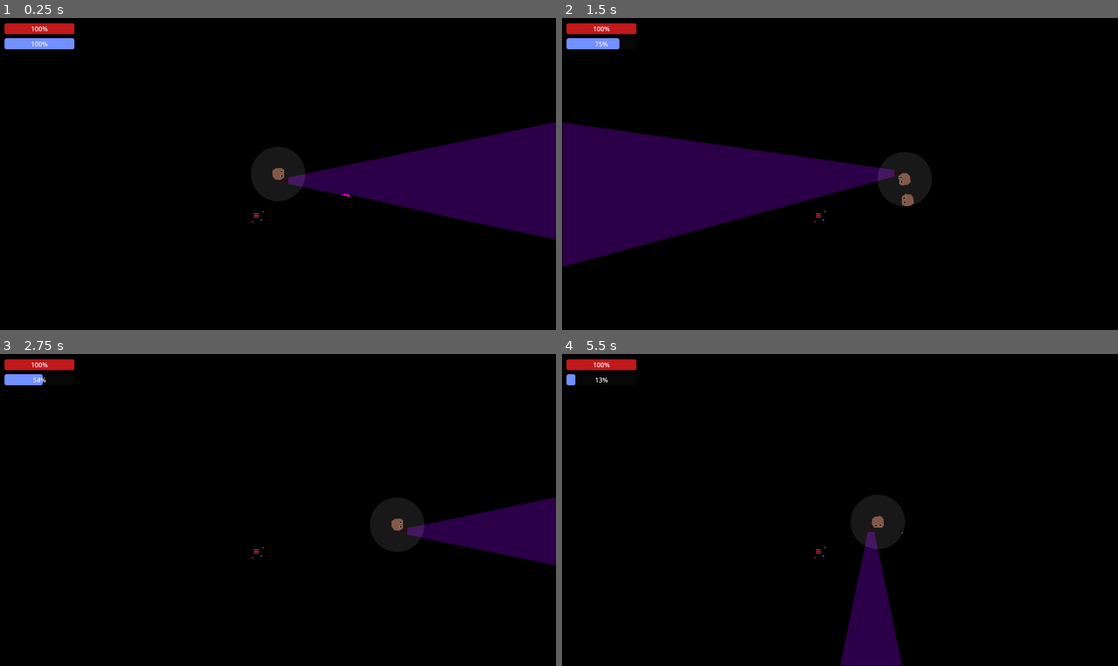
Above: before the commit, frames 1-4 (two rows, left to right).
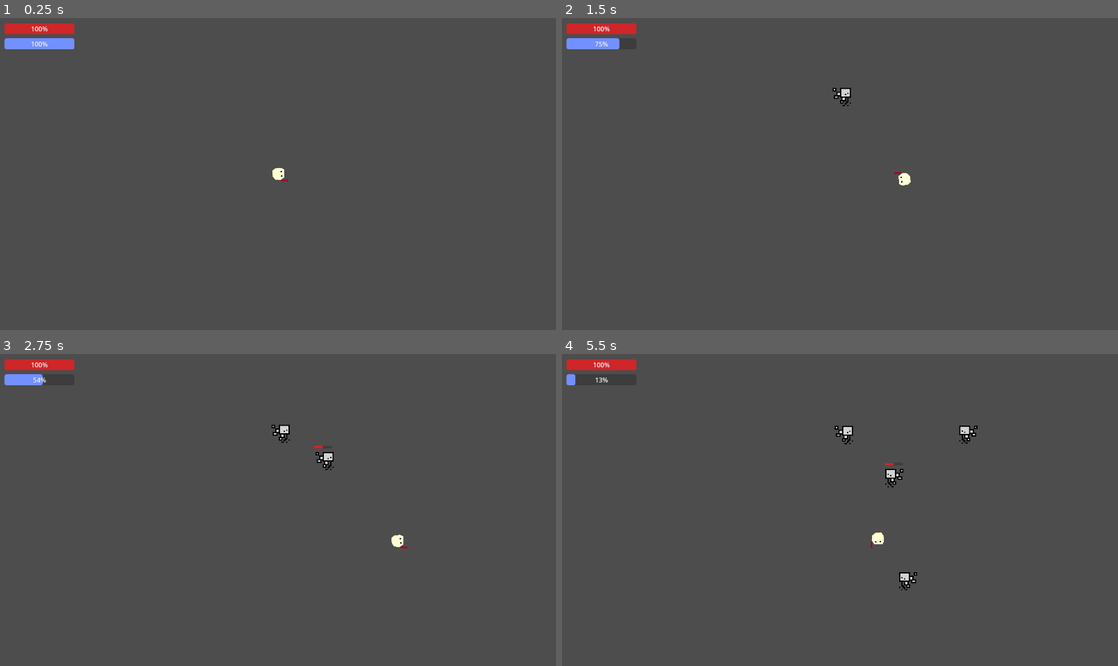
Above: after the commit, the same moments.

Repository: mncc8337/blashout
Game: Godot game, scene res://scenes/main.tscn
The game is run twice, just before and just after one commit, with the same random seed, the same clock (stepped at 60 frames per second) and the same inputs.
Inputs (mouse positions are in pixels of both pictures, inside the frame that each line leads up to):
- Up to frame 1 (0.25 s): no input
- Up to frame 2 (1.5 s): move the mouse to (962, 158) at 0.52 s; hold D (right) 0.53-1.28 s; hold Shift (run) 0.53-1.28 s; move the mouse to (728, 189) at 1.27 s; hold S (down) from 1.28 s (still down); tap Shift (run) at 1.35 s
- Up to frame 3 (2.75 s): move the mouse to (333, 441) at 2.02 s; release S (down) at 2.03 s; hold D (right) from 2.03 s (still down); hold Shift (run) from 2.03 s (still down)
- Up to frame 4 (5.5 s): move the mouse to (812, 572) at 2.77 s; release D (right) at 2.78 s; release Shift (run) at 2.78 s; hold W (up) 2.78-3.53 s; tap Shift (run) at 2.85, 4.35 s; move the mouse to (1006, 556) at 3.52 s; hold Shift (run) 3.53-4.28 s; hold A (left) 3.53-5.03 s; move the mouse to (673, 463) at 4.27 s; move the mouse to (867, 510) at 5.02 s; hold S (down) from 5.03 s (still down); hold Shift (run) from 5.03 s (still down)

The runs differ from the first frame. In frame 1, 99% of the frame differs, in the area x 0-100%, y 0-100%; in frame 2, 99%; in frame 3, 99%; in frame 4, 99%.

Commit message:
added skill panel (not usable)

Diff:
--- a/scenes/main.tscn
+++ b/scenes/main.tscn
@@ -1,14 +1,10 @@
-[gd_scene load_steps=15 format=3 uid="uid://l0v0ojsdp6s8"]
+[gd_scene load_steps=16 format=3 uid="uid://l0v0ojsdp6s8"]
 
 [ext_resource type="PackedScene" uid="uid://cs0scqiespkx4" path="res://scenes/player.tscn" id="1_ir80p"]
 [ext_resource type="Script" path="res://scripts/main.gd" id="1_s6gpx"]
 [ext_resource type="PackedScene" uid="uid://biy8681uytdb" path="res://scenes/wall.tscn" id="2_222mk"]
 [ext_resource type="Script" path="res://scripts/UI.gd" id="3_cbocj"]
-[ext_resource type="PackedScene" uid="uid://bdtknlk2qmu1v" path="res://scenes/blck.tscn" id="4_661in"]
-
-[sub_resource type="OccluderPolygon2D" id="OccluderPolygon2D_f5l68"]
-cull_mode = 1
-polygon = PackedVector2Array(-22, -8, -22, 12, -15, 16, -1, 15, 7, 9, 6, -5, 0, -13, -13, -14)
+[ext_resource type="Texture2D" uid="uid://dcw76xm15b1e7" path="res://imgs/skillimg.png" id="5_boj1d"]
 
 [sub_resource type="StyleBoxFlat" id="StyleBoxFlat_fubgv"]
 bg_color = Color(1, 0.117647, 0.137255, 0.74902)
@@ -43,54 +39,27 @@
 [sub_resource type="LabelSettings" id="LabelSettings_ksbp5"]
 font_size = 64
 
+[sub_resource type="LabelSettings" id="LabelSettings_nixyl"]
+font_size = 52
+
+[sub_resource type="LabelSettings" id="LabelSettings_uawwg"]
+font_size = 24
+
 [node name="main" type="Node2D"]
 script = ExtResource("1_s6gpx")
 
 [node name="background" type="Polygon2D" parent="."]
+visible = false
 position = Vector2(151, 82)
 color = Color(0.184314, 0.184314, 0.184314, 1)
 polygon = PackedVector2Array(-169, -181, 1244, -183, 1229, 759, -168, 759)
 
 [node name="CanvasModulate" type="CanvasModulate" parent="."]
+visible = false
 color = Color(0, 0, 0, 1)
 
 [node name="player" parent="." instance=ExtResource("1_ir80p")]
 position = Vector2(683, 384)
-
-[node name="dummy" type="StaticBody2D" parent="."]
-position = Vector2(850, 448)
-
-[node name="body" type="Node2D" parent="dummy"]
-
-[node name="Polygon2D" type="Polygon2D" parent="dummy/body"]
-position = Vector2(7.2, -0.8)
-color = Color(1, 0.678431, 0.545098, 1)
-polygon = PackedVector2Array(-22, -8, -22, 12, -15, 16, -1, 15, 7, 9, 6, -5, 0, -13, -13, -14)
-
-[node name="Polygon2D3" type="Polygon2D" parent="dummy/body"]
-position = Vector2(7.2, -0.8)
-polygon = PackedVector2Array(-19, -6, -16, -8, -12, -7, -12, -3, -15, -1, -18, -2)
-
-[node name="Polygon2D5" type="Polygon2D" parent="dummy/body"]
-position = Vector2(7.2, -0.8)
-color = Color(0, 0, 0, 1)
-polygon = PackedVector2Array(-18, -5, -17, -6, -15, -6, -14, -4, -16, -2, -18, -3)
-
-[node name="Polygon2D4" type="Polygon2D" parent="dummy/body"]
-position = Vector2(7.2, 10.2)
-polygon = PackedVector2Array(-18, -6, -15, -8, -12, -6, -12, -2, -14, -1, -18, -2)
-
-[node name="Polygon2D6" type="Polygon2D" parent="dummy/body"]
-position = Vector2(8.2, 10.2)
-color = Color(0, 0, 0, 1)
-polygon = PackedVector2Array(-18, -5, -17, -6, -15, -6, -14, -4, -16, -2, -18, -3)
-
-[node name="Polygon2D2" type="CollisionPolygon2D" parent="dummy"]
-position = Vector2(7.2, -0.8)
-polygon = PackedVector2Array(-22, -8, -22, 12, -15, 16, -1, 15, 7, 9, 6, -5, 0, -13, -13, -14)
-
-[node name="LightOccluder2D" type="LightOccluder2D" parent="dummy/Polygon2D2"]
-occluder = SubResource("OccluderPolygon2D_f5l68")
 
 [node name="walls" type="Node2D" parent="."]
 scale = Vector2(1.00136, 0.998738)
@@ -113,6 +82,8 @@
 
 [node name="Camera2D" type="Camera2D" parent="."]
 offset = Vector2(683, 384)
+
+[node name="foes" type="Node" parent="."]
 
 [node name="UI" type="CanvasLayer" parent="." node_paths=PackedStringArray("player")]
 script = ExtResource("3_cbocj")
@@ -143,11 +114,6 @@
 theme = SubResource("Theme_bctt7")
 text = "concu chim"
 
-[node name="block" parent="." instance=ExtResource("4_661in")]
-position = Vector2(634, 489)
-
-[node name="foes" type="Node" parent="."]
-
 [node name="death_UI" type="CanvasLayer" parent="."]
 process_mode = 3
 visible = false
@@ -168,6 +134,114 @@
 offset_bottom = 370.0
 text = "pls let me try again"
 
+[node name="skill_board" type="CanvasLayer" parent="."]
+visible = false
+
+[node name="HBoxContainer" type="HBoxContainer" parent="skill_board"]
+anchors_preset = -1
+anchor_left = 0.1
+anchor_top = 0.1
+anchor_right = 0.9
+anchor_bottom = 0.9
+grow_horizontal = 2
+grow_vertical = 2
+
+[node name="Panel" type="Panel" parent="skill_board/HBoxContainer"]
+layout_mode = 2
+size_flags_horizontal = 3
+
+[node name="VBoxContainer" type="VBoxContainer" parent="skill_board/HBoxContainer/Panel"]
+layout_mode = 1
+anchors_preset = 15
+anchor_right = 1.0
+anchor_bottom = 1.0
+grow_horizontal = 2
+grow_vertical = 2
+
+[node name="Label" type="Label" parent="skill_board/HBoxContainer/Panel/VBoxContainer"]
+layout_mode = 2
+text = "skill 1"
+label_settings = SubResource("LabelSettings_nixyl")
+horizontal_alignment = 1
+vertical_alignment = 1
+
+[node name="TextureRect" type="TextureRect" parent="skill_board/HBoxContainer/Panel/VBoxContainer"]
+layout_mode = 2
+texture = ExtResource("5_boj1d")
+stretch_mode = 3
+
+[node name="Label2" type="Label" parent="skill_board/HBoxContainer/Panel/VBoxContainer"]
+layout_mode = 2
+text = "Lorem ipsum dolor sit amet, consectetur adipiscing elit, sed do eiusmod tempor incididunt ut labore et dolore magna aliqua."
+label_settings = SubResource("LabelSettings_uawwg")
+horizontal_alignment = 1
+vertical_alignment = 1
+autowrap_mode = 3
+
+[node name="Panel2" type="Panel" parent="skill_board/HBoxContainer"]
+layout_mode = 2
+size_flags_horizontal = 3
+
+[node name="VBoxContainer" type="VBoxContainer" parent="skill_board/HBoxContainer/Panel2"]
+layout_mode = 1
+anchors_preset = 15
+anchor_right = 1.0
+anchor_bottom = 1.0
+grow_horizontal = 2
+grow_vertical = 2
+
+[node name="Label" type="Label" parent="skill_board/HBoxContainer/Panel2/VBoxContainer"]
+layout_mode = 2
+text = "skill 1"
+label_settings = SubResource("LabelSettings_nixyl")
+horizontal_alignment = 1
+vertical_alignment = 1
+
+[node name="TextureRect" type="TextureRect" parent="skill_board/HBoxContainer/Panel2/VBoxContainer"]
+layout_mode = 2
+texture = ExtResource("5_boj1d")
+stretch_mode = 3
+
+[node name="Label2" type="Label" parent="skill_board/HBoxContainer/Panel2/VBoxContainer"]
+layout_mode = 2
+text = "Lorem ipsum dolor sit amet, consectetur adipiscing elit, sed do eiusmod tempor incididunt ut labore et dolore magna aliqua."
+label_settings = SubResource("LabelSettings_uawwg")
+horizontal_alignment = 1
+vertical_alignment = 1
+autowrap_mode = 3
+
+[node name="Panel3" type="Panel" parent="skill_board/HBoxContainer"]
+layout_mode = 2
+size_flags_horizontal = 3
+
+[node name="VBoxContainer" type="VBoxContainer" parent="skill_board/HBoxContainer/Panel3"]
+layout_mode = 1
+anchors_preset = 15
+anchor_right = 1.0
+anchor_bottom = 1.0
+grow_horizontal = 2
+grow_vertical = 2
+
+[node name="Label" type="Label" parent="skill_board/HBoxContainer/Panel3/VBoxContainer"]
+layout_mode = 2
+text = "skill 1"
+label_settings = SubResource("LabelSettings_nixyl")
+horizontal_alignment = 1
+vertical_alignment = 1
+
+[node name="TextureRect" type="TextureRect" parent="skill_board/HBoxContainer/Panel3/VBoxContainer"]
+layout_mode = 2
+texture = ExtResource("5_boj1d")
+stretch_mode = 3
+
+[node name="Label2" type="Label" parent="skill_board/HBoxContainer/Panel3/VBoxContainer"]
+layout_mode = 2
+text = "Lorem ipsum dolor sit amet, consectetur adipiscing elit, sed do eiusmod tempor incididunt ut labore et dolore magna aliqua."
+label_settings = SubResource("LabelSettings_uawwg")
+horizontal_alignment = 1
+vertical_alignment = 1
+autowrap_mode = 3
+
 [node name="foe_spawn_timer" type="Timer" parent="."]
 autostart = true
 
Binary file added: imgs/skillimg.png
Not shown, added: imgs/skillimg.png.import
